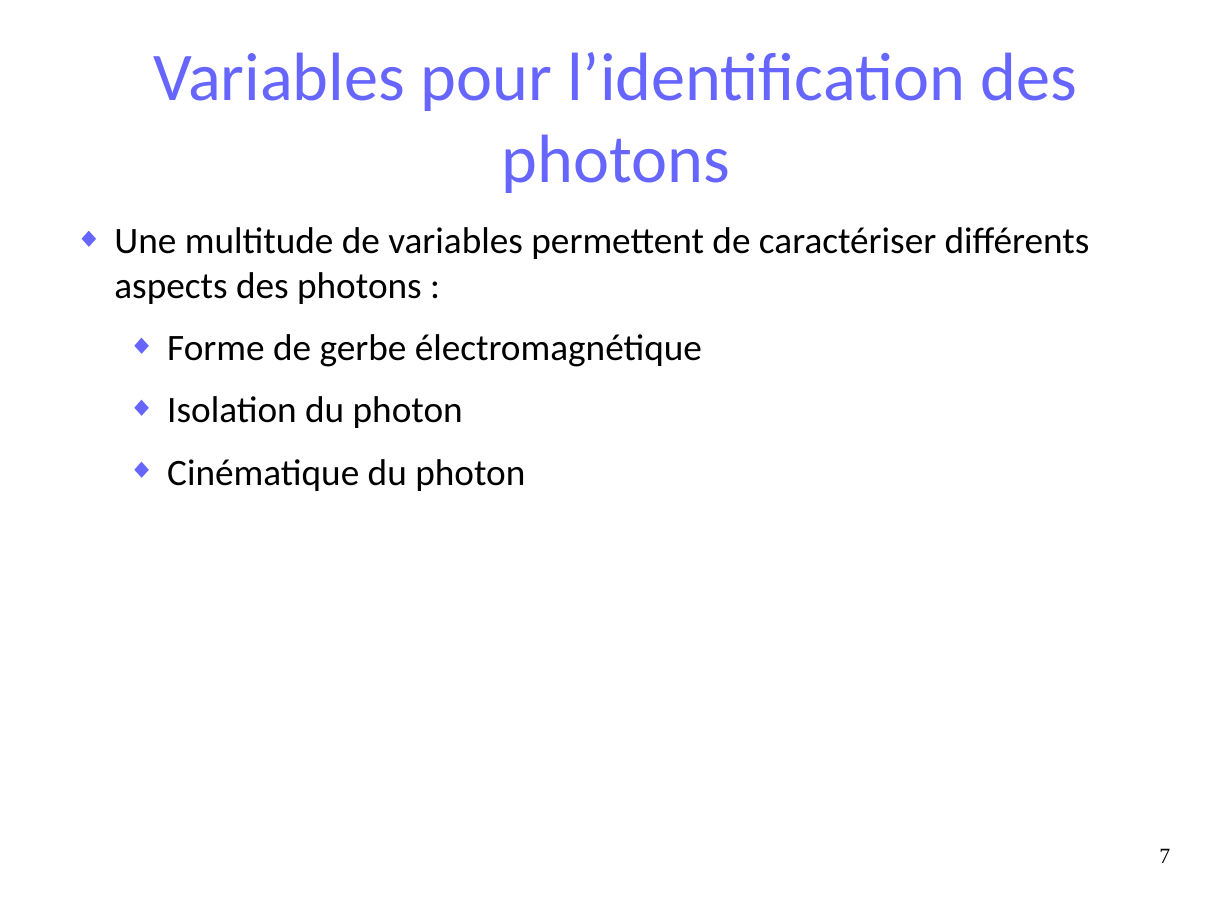
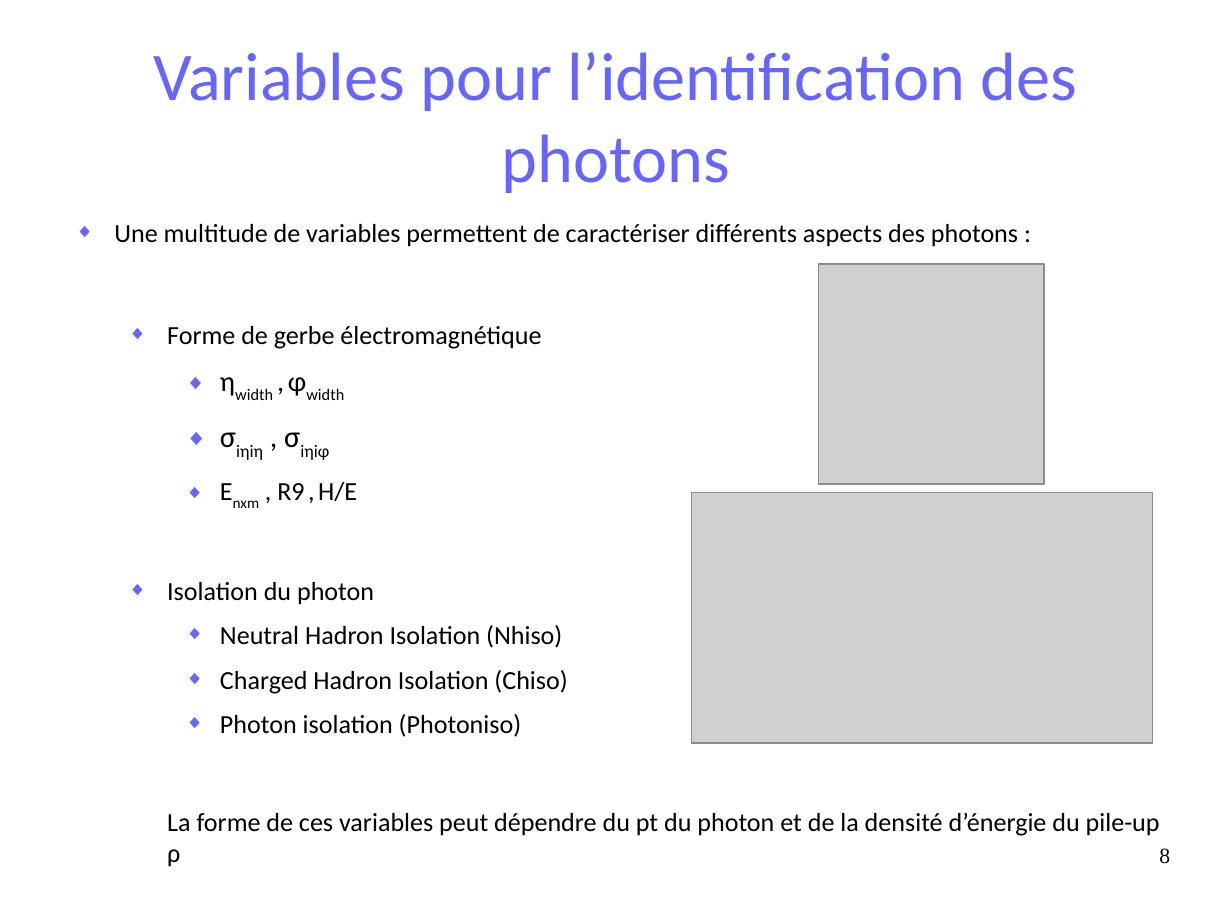
Before and after one commit to maxgiraud/m2_report, a slide deck: slide 8 of soutenance.odp (slide 7 before the commit). Drawn at 1232x924 pixels with LibreOffice and Linux fonts; fonts in the diff are those of the drawing; grey boxes stand for pictures. Boxes give left, top, right and bottom in pixels: in the first picture for what was removed or moved away, otherwise in the second. Text is boxed around its words. In the diff, an @@ line names an element or a change of style, - is before the commit and + after.

```diff
--- a/soutenance.odp
+++ b/soutenance.odp
@@ text at [114,224,1018,605]: size 24 to 16.8 pt in "Une multitude de variables permettent de caractériser ...", "Forme de gerbe électromagnétique", "Isolation du photon" @@
@@ picture added at [818,264,1044,484] @@
@@ text at [277,482,357,501]: paragraphs added @@
+    ◆ ηwidth , φwidth
+    ◆ σiηiη , σiηiφ
+    ◆ Enxm , R9 , H/E
@@ picture added at [692,493,1154,743] @@
@@ text at [167,625,1160,867]: text changed; size 24 to 16.8 pt @@
-  ◆ Cinématique du photon
+    ◆ Neutral Hadron Isolation (Nhiso)
+    ◆ Charged Hadron Isolation (Chiso)
+    ◆ Photon isolation (Photoniso)
+  La forme de ces variables peut dépendre du pt du photon et de la densité d’énergie du pile-up ρ
@@ page number at [1159,848,1170,864]: text changed @@
-7
+8
```
Also in this commit, not shown: 7 other slides changed, 2 slides added.
